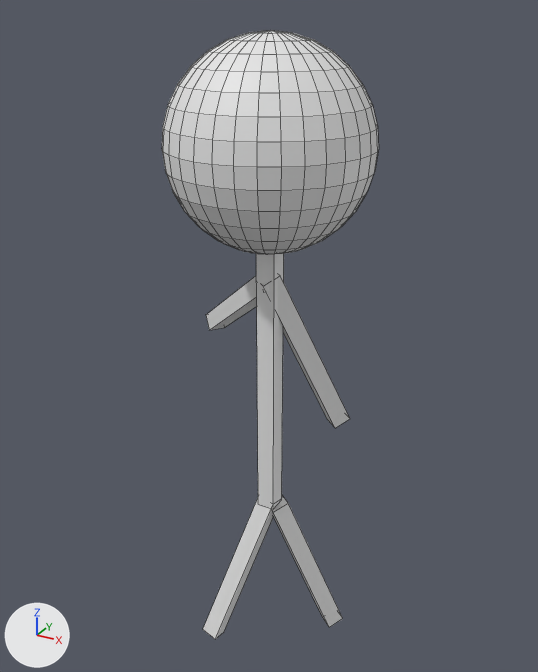
Renders of the Blender file template.blend from each side of a commit.
The view is the same before and after, from a 50 mm lens placed at (3.4, -6.2, 3.67), pointed at (-0.15, 0.25, 0.45). The lights are fixed; the arrows at lower left show +X, +Y and +Z. Mesh edges are drawn as thin lines.
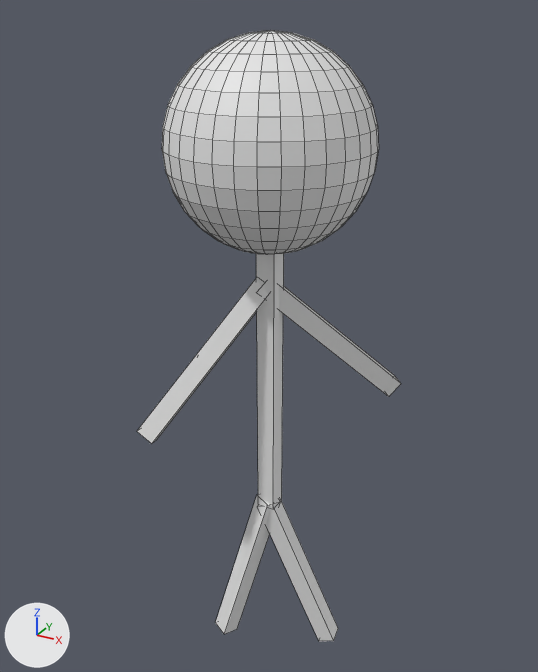
Where the newer file only moved an object's origin or applied its transform, the numbers keep the older frame.

Boxes (x1, y1, x2, y2) around the edits, measured in the pictures (538 x 672 px):
'Cube.002', reshaped (62% wider, 27% shorter): before (261, 275, 350, 428); after (256, 284, 401, 396)
'Cube.001', reshaped: before (206, 276, 257, 330); after (137, 279, 268, 443)
'Cube.003', reshaped (12% wider, 7% taller): before (272, 496, 343, 627); after (258, 501, 338, 641)
'Cube.004', reshaped: before (203, 498, 274, 639); after (215, 495, 281, 634)

Patch to the scene script:
```diff
--- a/template.blend.py
+++ b/template.blend.py
@@ me_cube_006 @@
 me_cube_006.from_pydata(...)  # 8 vertices, 6 faces; spans x -1.0..1.0, y -1.0..1.0, z -1.0..1.0
 # used by ob_cube_001; location = (-0.68, 0.53, 0.63); rotation_euler = (0.0, 1.004, -0.65), in degrees (0, 58, -37); scale = (0.1, 0.1, 1.0)
-me_cube_006.vertices[0].co = (-1.0, -1.0, -1.0)  # pixel (205, 314)
-me_cube_006.vertices[1].co = (-1.0, -1.0, 1.0)
-me_cube_006.vertices[2].co = (-1.0, 1.0, -1.0)
-me_cube_006.vertices[3].co = (-1.0, 1.0, 1.0)
-me_cube_006.vertices[4].co = (1.0, -1.0, -1.0)  # pixel (209, 330)
-me_cube_006.vertices[5].co = (1.0, -1.0, 1.0)  # pixel (263, 292)
-me_cube_006.vertices[6].co = (1.0, 1.0, -1.0)  # pixel (224, 327)
-me_cube_006.vertices[7].co = (1.0, 1.0, 1.0)
+# me_cube_006 part 1
+me_cube_006.vertices[0].co = (11.64, -14.49, 0.15)  # pixel (136, 431)
+me_cube_006.vertices[1].co = (-0.61, -1.41, 1.04)  # pixel (257, 276)
+me_cube_006.vertices[2].co = (11.37, -13.56, -0.03)
+me_cube_006.vertices[3].co = (-0.88, -0.48, 0.86)
+me_cube_006.vertices[4].co = (13.2, -13.29, 0.19)  # pixel (151, 443)
+me_cube_006.vertices[5].co = (0.95, -0.21, 1.08)
+me_cube_006.vertices[6].co = (12.92, -12.37, 0.01)  # pixel (156, 439)
+me_cube_006.vertices[7].co = (0.67, 0.72, 0.9)
@@ me_cube_007 @@
 me_cube_007.from_pydata(...)  # 8 vertices, 6 faces; spans x -1.0..1.0, y -1.0..1.0, z -1.0..1.0
 # used by ob_cube_002; location = (0.26, 0.32, 0.31); rotation_euler = (0.0, -0.444, 0.873), in degrees (0, -25, 50); scale = (0.1, 0.1, 1.0)
-me_cube_007.vertices[0].co = (-1.0, -1.0, -1.0)  # pixel (335, 428)
-me_cube_007.vertices[1].co = (-1.0, -1.0, 1.0)  # pixel (263, 286)
-me_cube_007.vertices[2].co = (-1.0, 1.0, -1.0)  # pixel (327, 419)
-me_cube_007.vertices[3].co = (-1.0, 1.0, 1.0)  # pixel (256, 279)
-me_cube_007.vertices[4].co = (1.0, -1.0, -1.0)  # pixel (350, 418)
-me_cube_007.vertices[5].co = (1.0, -1.0, 1.0)  # pixel (280, 275)
-me_cube_007.vertices[6].co = (1.0, 1.0, -1.0)
-me_cube_007.vertices[7].co = (1.0, 1.0, 1.0)
+# me_cube_007 part 2
+me_cube_007.vertices[0].co = (7.47, -3.03, -0.81)  # pixel (401, 383)
+me_cube_007.vertices[1].co = (0.0, -0.74, 1.03)
+me_cube_007.vertices[2].co = (5.63, -2.82, -0.89)  # pixel (388, 396)
+me_cube_007.vertices[3].co = (-1.83, -0.53, 0.95)  # pixel (256, 292)
+me_cube_007.vertices[4].co = (7.75, -1.06, -0.82)  # pixel (394, 375)
+me_cube_007.vertices[5].co = (0.28, 1.23, 1.02)
+me_cube_007.vertices[6].co = (5.92, -0.84, -0.9)
+me_cube_007.vertices[7].co = (-1.55, 1.45, 0.94)
@@ me_cube_008 @@
 me_cube_008.from_pydata(...)  # 8 vertices, 6 faces; spans x -1.0..1.0, y -1.0..1.0, z -1.0..1.0
 # used by ob_cube_003; location = (0.35, 0.28, -2.45); rotation_euler = (-0.0696, -0.363, 0.914), in degrees (-4, -21, 52); scale = (0.1, 0.1, 1.0)
-me_cube_008.vertices[0].co = (-1.0, -1.0, -1.0)  # pixel (329, 627)
-me_cube_008.vertices[1].co = (-1.0, -1.0, 1.0)  # pixel (273, 512)
-me_cube_008.vertices[2].co = (-1.0, 1.0, -1.0)  # pixel (322, 616)
-me_cube_008.vertices[3].co = (-1.0, 1.0, 1.0)
-me_cube_008.vertices[4].co = (1.0, -1.0, -1.0)  # pixel (342, 618)
-me_cube_008.vertices[5].co = (1.0, -1.0, 1.0)  # pixel (288, 503)
-me_cube_008.vertices[6].co = (1.0, 1.0, -1.0)
-me_cube_008.vertices[7].co = (1.0, 1.0, 1.0)  # pixel (281, 494)
+# me_cube_008 part 3
+me_cube_008.vertices[0].co = (-1.61, -4.25, -0.87)  # pixel (333, 640)
+me_cube_008.vertices[1].co = (-0.71, -1.06, 1.1)  # pixel (272, 504)
+me_cube_008.vertices[2].co = (-3.11, -2.94, -0.89)  # pixel (318, 641)
+me_cube_008.vertices[3].co = (-2.21, 0.26, 1.09)  # pixel (257, 506)
+me_cube_008.vertices[4].co = (-0.29, -2.78, -0.9)  # pixel (338, 628)
+me_cube_008.vertices[5].co = (0.61, 0.42, 1.07)
+me_cube_008.vertices[6].co = (-1.79, -1.46, -0.92)
+me_cube_008.vertices[7].co = (-0.89, 1.73, 1.06)
@@ me_cube_009 @@
 me_cube_009.from_pydata(...)  # 8 vertices, 6 faces; spans x -1.0..1.0, y -1.0..1.0, z -1.0..1.0
 # used by ob_cube_004; location = (-0.28, -0.21, -2.38); rotation_euler = (-0.256, 0.263, -0.0681), in degrees (-15, 15, -3.9); scale = (0.1, 0.1, 1.0)
-me_cube_009.vertices[0].co = (-1.0, -1.0, -1.0)  # pixel (202, 629)
-me_cube_009.vertices[1].co = (-1.0, -1.0, 1.0)
-me_cube_009.vertices[2].co = (-1.0, 1.0, -1.0)
-me_cube_009.vertices[3].co = (-1.0, 1.0, 1.0)
-me_cube_009.vertices[4].co = (1.0, -1.0, -1.0)  # pixel (215, 639)
-me_cube_009.vertices[5].co = (1.0, -1.0, 1.0)  # pixel (273, 504)
-me_cube_009.vertices[6].co = (1.0, 1.0, -1.0)  # pixel (224, 631)
-me_cube_009.vertices[7].co = (1.0, 1.0, 1.0)  # pixel (281, 498)
+# me_cube_009 part 4
+me_cube_009.vertices[0].co = (1.28, 0.69, -1.0)  # pixel (224, 634)
+me_cube_009.vertices[1].co = (0.64, -1.66, 0.98)  # pixel (267, 505)
+me_cube_009.vertices[2].co = (-0.61, 1.36, -1.0)  # pixel (215, 622)
+me_cube_009.vertices[3].co = (-1.24, -0.99, 0.99)  # pixel (256, 494)
+me_cube_009.vertices[4].co = (1.95, 2.56, -0.98)  # pixel (237, 628)
+me_cube_009.vertices[5].co = (1.31, 0.21, 1.01)  # pixel (280, 501)
+me_cube_009.vertices[6].co = (0.06, 3.23, -0.98)
+me_cube_009.vertices[7].co = (-0.57, 0.88, 1.01)
```
